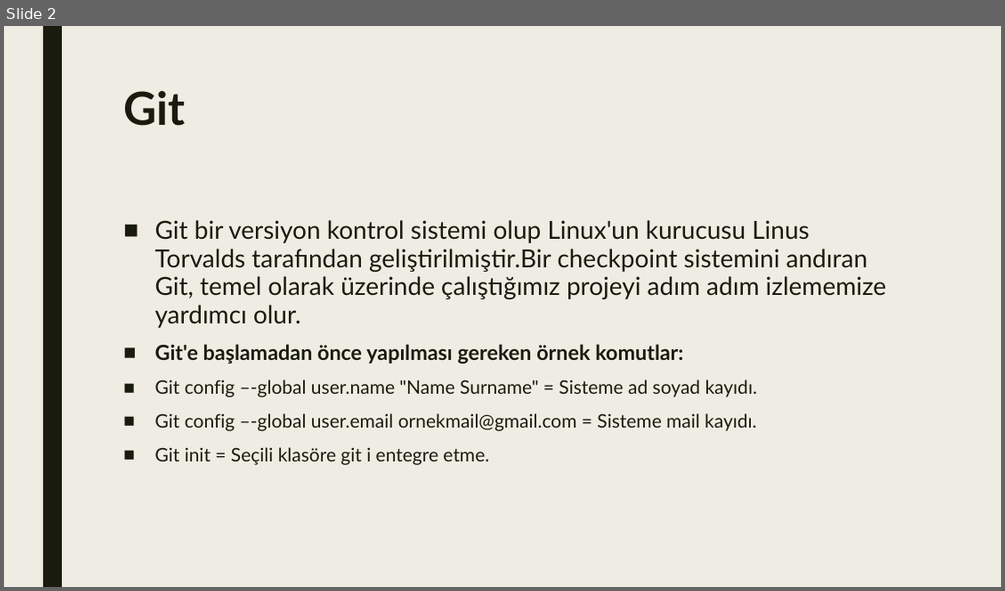
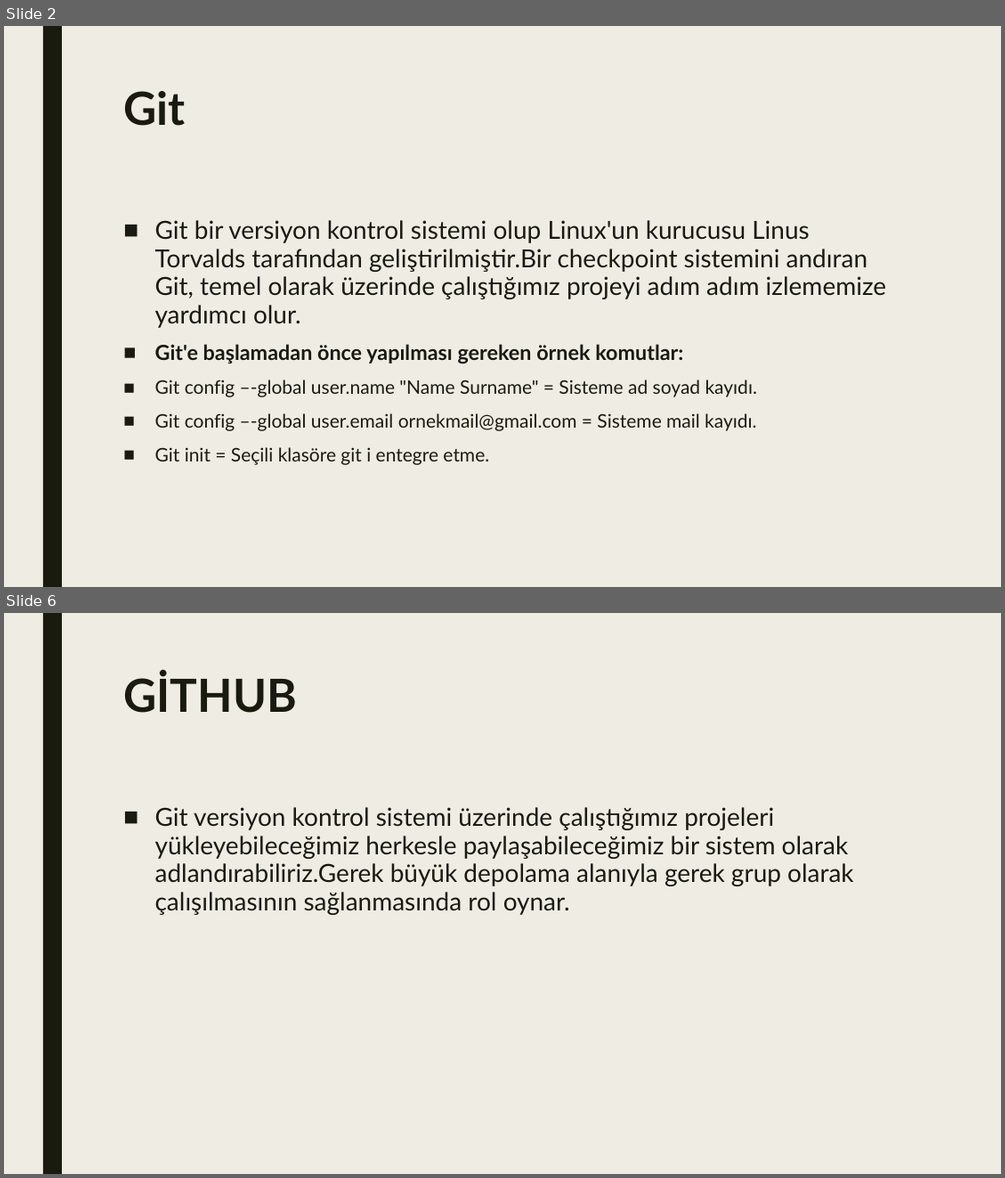
Before and after one commit to Berensr8/Git-Github, a slide deck: Gitsunum.pptx. Shown one above the other, each under a label of ours: slide 2 before the commit, slides 2 and 6 after it; the slides between them are not shown. The pictures are 1005x591 and 1005x1178 pixels, drawn with LibreOffice and Linux fonts; fonts in the diff are those of the drawing. Boxes give left, top, right and bottom in pixels: in the first picture for what was removed or moved away, otherwise in the second. Text is boxed around its words. In the diff, an @@ line names an element or a change of style, - is before the commit and + after.

```diff
--- a/Gitsunum.pptx
+++ b/Gitsunum.pptx
@@ slide 6 added at [4, 613, 1001, 1174], background #EFEDE3; not listed: 1 template element that a slide beside it also shows @@
@@ title added at [123, 672, 297, 713], 44 pt, text #191B0E, bold @@
+GİTHUB
@@ text added at [155, 807, 854, 915], 24 pt, text #191B0E @@
+■ Git versiyon kontrol sistemi üzerinde çalıştığımız projeleri yükleyebileceğimiz herkesle paylaşabileceğimiz bir sistem olarak adlandırabiliriz.Gerek büyük depolama alanıyla gerek grup olarak çalışılmasının sağlanmasında rol oynar.
```
Also in this commit, not shown: 3 slides changed.
